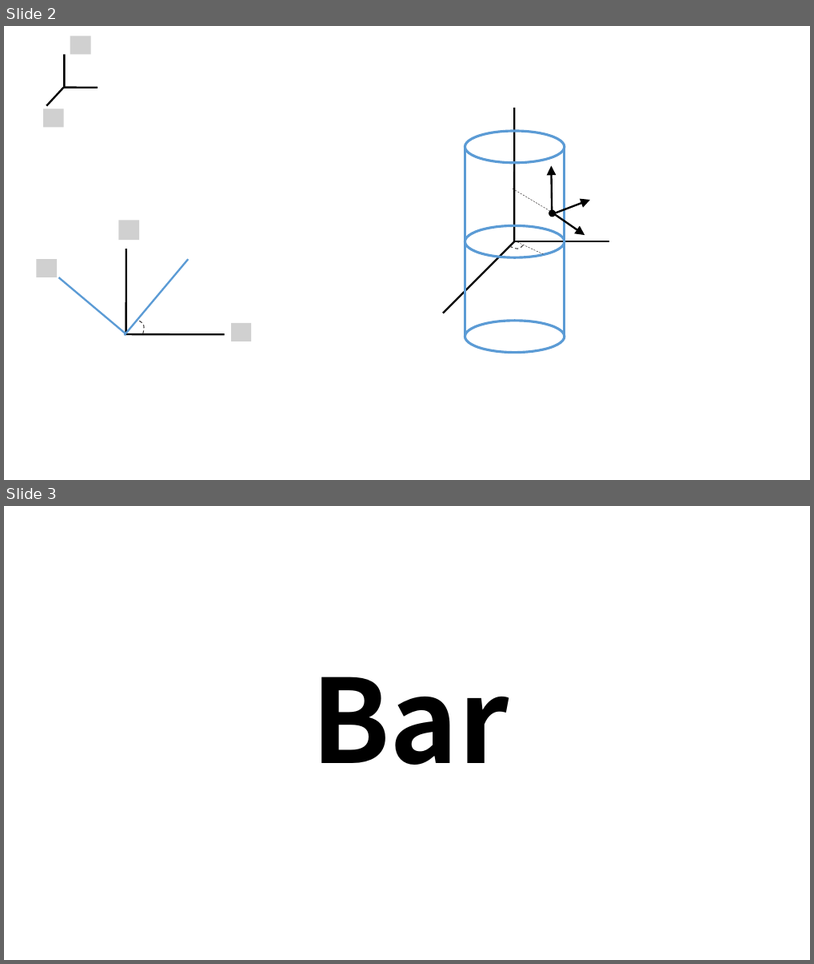
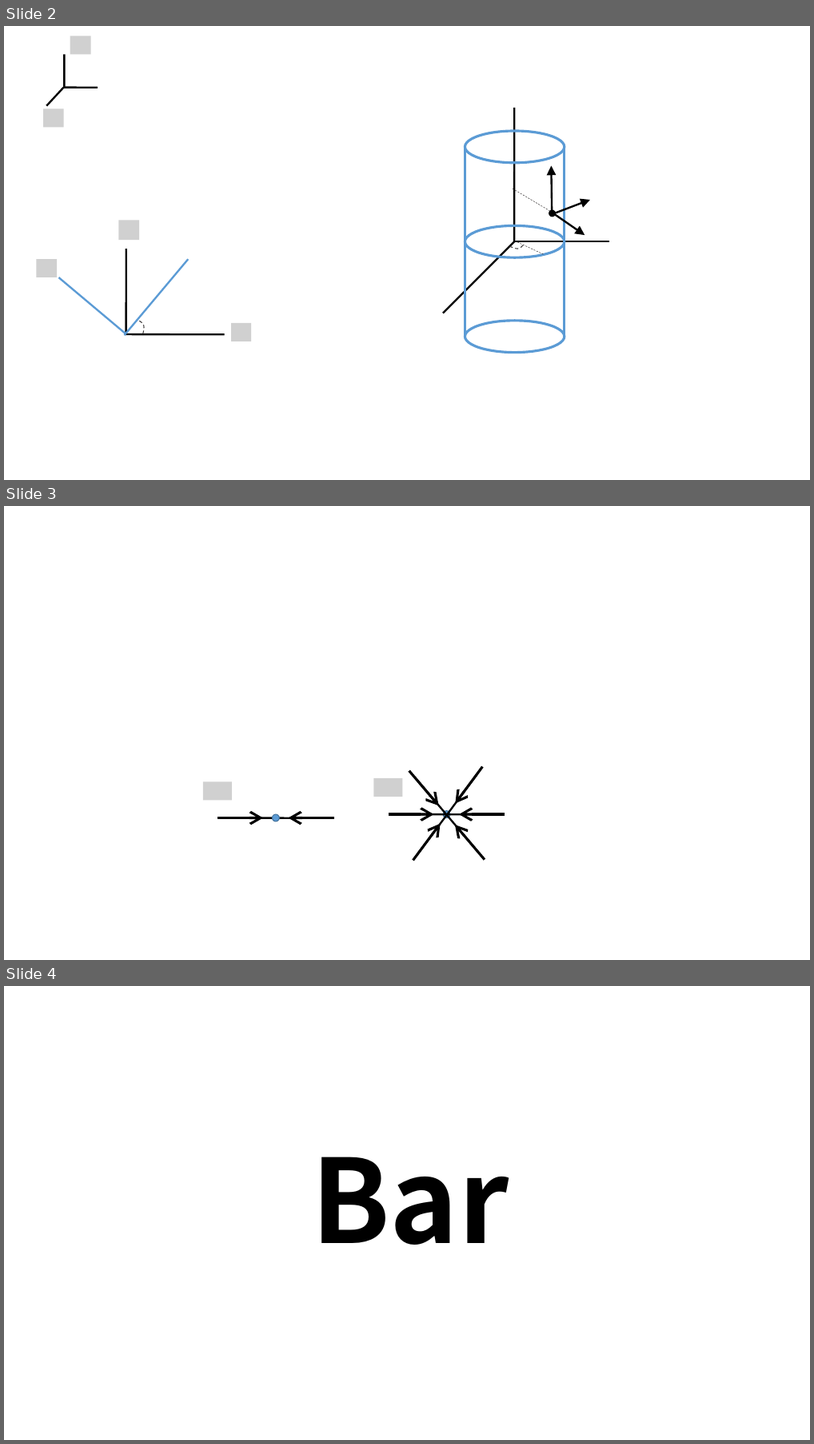
Before and after one commit to kms0523/Study, a slide deck: 그림.pptx. Shown one above the other, each under a label of ours: slides 2 and 3 before the commit, slides 2, 3 and 4 after it. The pictures are 814x964 and 814x1444 pixels, drawn with LibreOffice and Linux fonts; fonts in the diff are those of the drawing; grey boxes stand for pictures; background and template pictures are left out. Boxes give left, top, right and bottom in pixels: in the first picture for what was removed or moved away, otherwise in the second. Text is boxed around its words. In the diff, an @@ line names an element or a change of style, - is before the commit and + after.

```diff
--- a/그림.pptx
+++ b/그림.pptx
@@ slide 3 added at [4,506,810,960], background #FFFFFF @@
@@ arrow added from (483, 767) to (456, 803), #000000 3 pt @@
@@ picture added at [203,782,232,800] @@
@@ picture added at [374,778,403,796] @@
@@ arrow added from (410, 770) to (439, 805), #000000 3 pt @@
@@ line added from (480, 853) to (414, 777), #000000 2.25 pt @@
@@ line added from (418, 854) to (478, 773), #000000 2.25 pt @@
@@ arrow added from (218, 817) to (263, 817), #000000 3 pt @@
@@ line added from (226, 817) to (326, 818), #000000 2.25 pt @@
@@ ellipse added at [273,814,280,821], fill #5B9BD5, outline #43739E 1 pt @@
@@ arrow added from (334, 817) to (288, 817), #000000 3 pt @@
@@ arrow added from (389, 814) to (434, 814), #000000 3 pt @@
@@ line added from (396, 814) to (497, 815), #000000 2.25 pt @@
@@ ellipse added at [443,810,450,817], fill #5B9BD5, outline #43739E 1 pt @@
@@ arrow added from (505, 814) to (459, 814), #000000 3 pt @@
@@ arrow added from (414, 860) to (441, 824), #000000 3 pt @@
@@ arrow added from (485, 860) to (455, 825), #000000 3 pt @@
@@ what was slide 3 is now slide 4 @@
```
Also in this commit, not shown: 2 other files.
